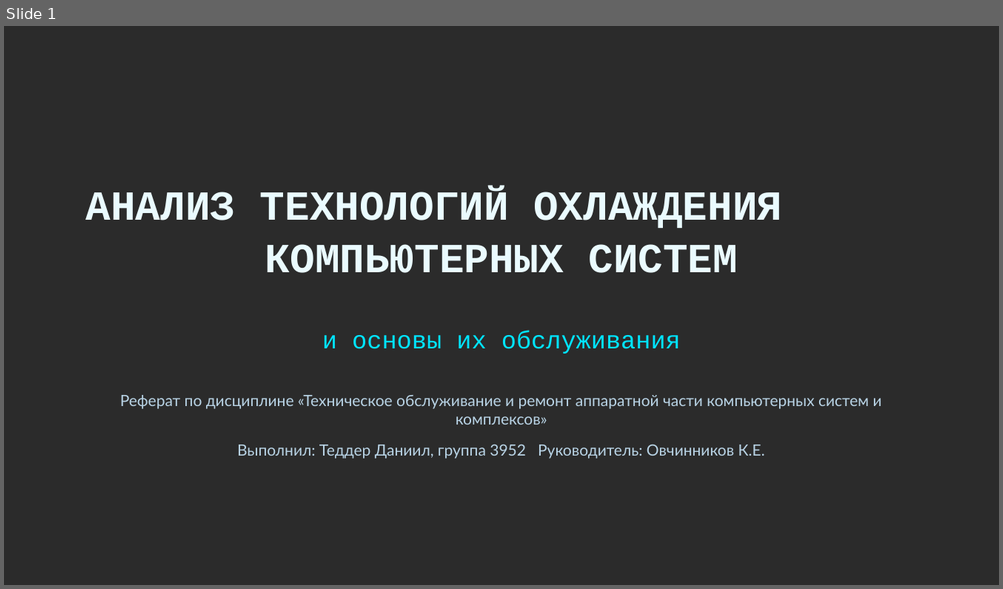
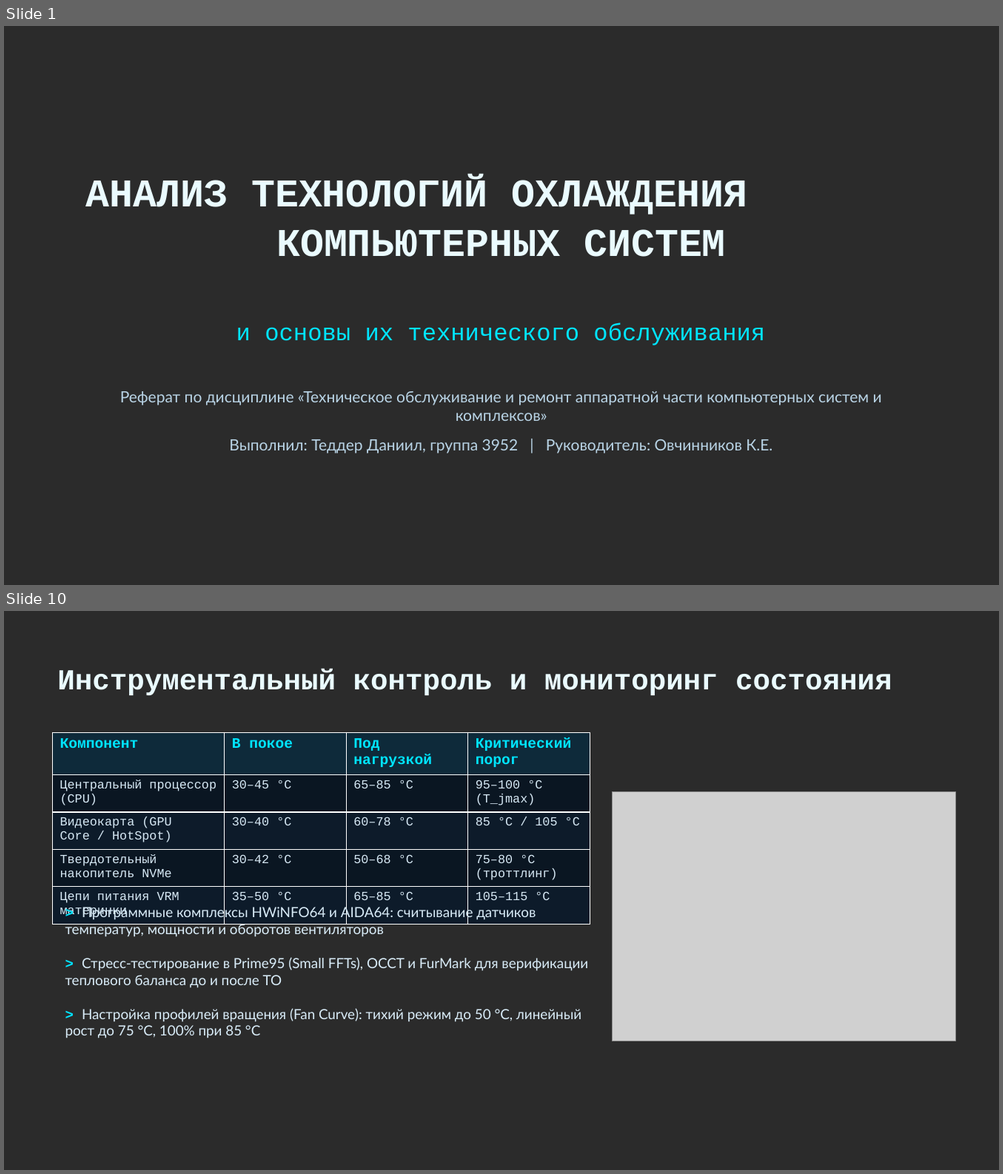
Before and after one commit to Danjar2005/Referat-Ovechka, a slide deck: ОВЧ-ЭКЗ/Итоговые работы/3952_Теддер_Д_ОхлаждениеКомпьютерныхСистем_Презентация.pptx. Shown one above the other, each under a label of ours: slide 1 before the commit, slides 1 and 10 after it; the slides between them are not shown. The pictures are 1003x589 and 1003x1174 pixels, drawn with LibreOffice and Linux fonts; fonts in the diff are those of the drawing; grey boxes stand for pictures; background and template pictures are left out; a plain dark background stands for a picture behind light text. Boxes give left, top, right and bottom in pixels: in the first picture for what was removed or moved away, otherwise in the second. Text is boxed around its words. In the diff, an @@ line names an element or a change of style, - is before the commit and + after.

```diff
--- a/ОВЧ-ЭКЗ/Итоговые работы/3952_Теддер_Д_ОхлаждениеКомпьютерныхСистем_Презентация.pptx
+++ b/ОВЧ-ЭКЗ/Итоговые работы/3952_Теддер_Д_ОхлаждениеКомпьютерныхСистем_Презентация.pptx
@@ slide 10 added at [4,611,999,1170], background picture (left out) @@
@@ text added at [57,669,891,695], 28 pt, text #EAFBFF, bold @@
+Инструментальный контроль и мониторинг состояния
@@ table added at [53,732,589,922], 5 rows, 4 columns @@
+Компонент | В покое | Под нагрузкой | Критический порог
+Центральный процессор (CPU) | 30–45 °C | 65–85 °C | 95–100 °C (T_jmax)
+Видеокарта (GPU Core / HotSpot) | 30–40 °C | 60–78 °C | 85 °C / 105 °C
+Твердотельный накопитель NVMe | 30–42 °C | 50–68 °C | 75–80 °C (троттлинг)
+Цепи питания VRM материнки | 35–50 °C | 65–85 °C | 105–115 °C
@@ picture added at [612,792,956,1042] @@
@@ text added at [65,906,535,937], 13.5 pt, text #D9ECF8 @@
+> Программные комплексы HWiNFO64 и AIDA64: считывание датчиков температур, мощности и оборотов вентиляторов
@@ text added at [65,957,588,988], 13.5 pt, text #D9ECF8 @@
+> Стресс-тестирование в Prime95 (Small FFTs), OCCT и FurMark для верификации теплового баланса до и после ТО
@@ text added at [65,1008,581,1039], 13.5 pt, text #D9ECF8 @@
+> Настройка профилей вращения (Fan Curve): тихий режим до 50 °C, линейный рост до 75 °C, 100% при 85 °C
@@ slide 1 changed as well @@
@@ text "АНАЛИЗ ТЕХНОЛОГИЙ ОХЛАЖДЕНИЯ КОМПЬЮТЕРНЫХ СИСТЕМ": place and size @@
-text "АНАЛИЗ ТЕХНОЛОГИЙ ОХЛАЖДЕНИЯ КОМПЬЮТЕРНЫХ СИСТЕМ" at [86,190,782,273]
+text "АНАЛИЗ ТЕХНОЛОГИЙ ОХЛАЖДЕНИЯ КОМПЬЮТЕРНЫХ СИСТЕМ" at [86,178,747,257]
@@ text "АНАЛИЗ ТЕХНОЛОГИЙ ОХЛАЖДЕНИЯ КОМПЬЮТЕРНЫХ СИСТЕМ" at [86,178,747,257]: size 40 to 38 pt @@
@@ text at [236,323,765,346]: text changed; size 24 to 23 pt @@
-и основы их обслуживания
+и основы их технического обслуживания
@@ text "Реферат по дисциплине «Техническое обслуживание ...": place and size @@
-text "Реферат по дисциплине «Техническое обслуживание ..." at [120,395,882,425]
+text "Реферат по дисциплине «Техническое обслуживание ..." at [120,392,882,421]
@@ text at [229,440,772,454]: text changed @@
-Выполнил: Теддер Даниил, группа 3952 Руководитель: Овчинников К.Е.
+Выполнил: Теддер Даниил, группа 3952 | Руководитель: Овчинников К.Е.
```
Also in this commit, not shown: 13 other slides added, 13 slides removed, 2 other files.
